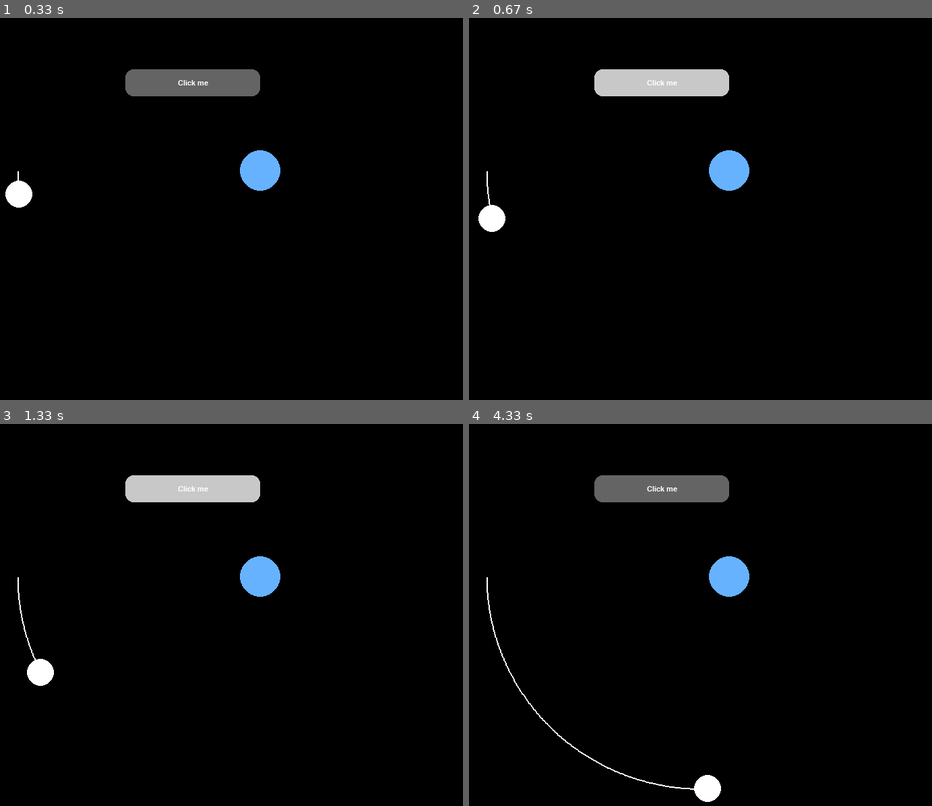
Above: before the commit, frames 1-4 (two rows, left to right).
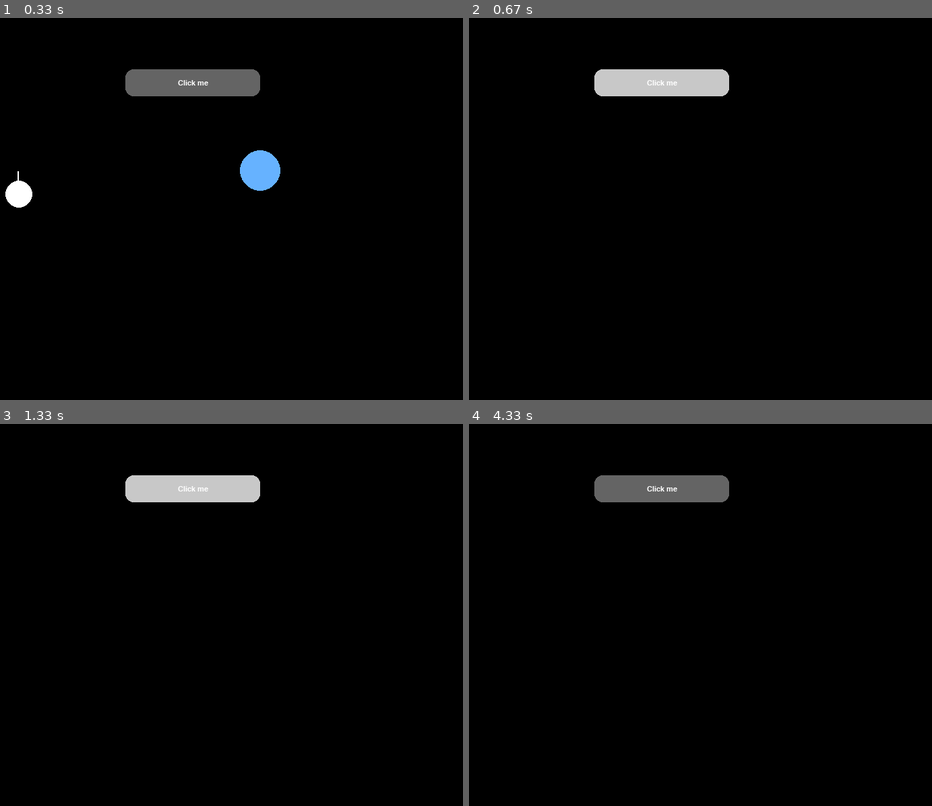
Above: after the commit, the same moments.

Repository: Poolsen/Orbits_Simulation
Game: pygame game, started from main.py
Same seed, same stepped clock (60 frames per second), same inputs: the game is played once before the commit and once after it.
Inputs (mouse positions are in pixels of both pictures, inside the frame that each line leads up to):
- Up to frame 1 (0.33 s): no input
- Up to frame 2 (0.67 s): click "Click me" at 0.38 s
- Up to frame 3 (1.33 s): press the mouse at (194, 488) at 0.7 s; move the mouse to (134, 469) at 0.8 s; release the mouse at (78, 450) at 0.93 s; press the mouse at (194, 488) at 1.03 s; move the mouse to (217, 485) at 1.13 s; release the mouse at (240, 485) at 1.27 s
- Up to frame 4 (4.33 s): press the mouse at (663, 488) at 1.37 s; move the mouse to (672, 603) at 1.47 s; release the mouse at (686, 718) at 1.6 s; click (663, 500) at 2.22 s; press the mouse at (663, 488) at 2.53 s; move the mouse to (677, 473) at 2.63 s; release the mouse at (695, 458) at 2.77 s; click "Click me" at 3.38 s; press the mouse at (663, 488) at 3.7 s; move the mouse to (742, 462) at 3.8 s; release the mouse at (820, 435) at 3.93 s

Frame 1 is identical in both runs. In frame 2, 1.1% of the frame differs, in the area x 2-61%, y 34-57%; in frame 3, 1.1%; in frame 4, 1.3%, in the area x 3-61%, y 34-99%.

Commit message:
implemented pause button logic

Diff:
--- a/Visuals/__init__.py
+++ b/Visuals/__init__.py
@@ -1,4 +1,5 @@
 print("Attempting to import visual packages")
 from .vis_Himmelskoerper import Visualisierung, init_satelliten
 from .vis_Buttons import Button, init_buttons
+from .vis_draw_right_screen import draw_current_screen
 print("Visual packages have been imported")
--- a/Visuals/vis_Buttons.py
+++ b/Visuals/vis_Buttons.py
@@ -6,7 +6,7 @@
         self.pressed = False
         self.elevation = elevation
 
-        # top rectangle
+        #rectangle
         self.rect = pygame.Rect(pos,(width,height))
         self.color = (100, 100, 100)
 
@@ -15,10 +15,9 @@
         self.text_rect = self.text_surf.get_rect(center = self.rect.center)
 
     def draw(self):
-        # elevation logic
         pygame.draw.rect(screen,self.color, self.rect,border_radius = 12)
         screen.blit(self.text_surf, self.text_rect)
-        self.check_click()
+        return self.check_click()
 
     def check_click(self):
         mouse_pos = pygame.mouse.get_pos()
@@ -26,14 +25,18 @@
             self.color = (200, 200, 200)
             if pygame.mouse.get_pressed()[0]:
                 self.pressed = True
+                return False
+            elif self.pressed is True:
+                print('click')
+                self.pressed = False
+                return True     # wurde gecklicked
             else:
-                if self.pressed is True:
-                    print('click')
-                    self.pressed = False
+                return False
         else:
             self.color = (100, 100, 100)
+            return False        # wurde nicht gecklicked
 
 def init_buttons():
-    button1 = Button('Click me',200,40,(200,250),5)
-    buttons = [button1, ]
+    button0 = Button('Click me',200,40,(200,250),5)
+    buttons = [button0, ]
     return buttons
--- /dev/null
+++ b/Visuals/vis_draw_right_screen.py
@@ -0,0 +1,45 @@
+from config import *
+
+def draw_current_screen(satelliten, buttons, clock, screen_to_show):
+    run = True #default, damit das programm anfängt zu laufen
+    screen_to_show = screen_to_show
+
+    while run:  # während run is True gilt, wird das window und pygame offen bleiben
+        clock.tick(FPS)  # der loop läuft mit max. 60 fps, da das programm nach jedem loop schaut, wie lang es gebraucht hat
+        screen.fill((0, 0, 0))  # hintergrundfarbe des windows (schwarz)
+
+        match screen_to_show:
+            case "vis_Himmelskoerper":
+
+                for event in pygame.event.get():    # alles, was in pygame und dem window passiert, mich interessiert nur, ob auf das X gedrückt wird, um zu schließen
+                    if event.type == pygame.QUIT:   # wenn auf das X gedrückt wird
+                        run = False                 # soll das Programm nicht mehr laufen, da run = false wird, wird der while loop nicht mehr ausgeführt
+
+                for (koerper, koerper_vis) in satelliten:
+                    koerper.position_berechnen(satelliten)
+
+                    koerper_vis.draw(koerper, screen)
+
+                for button in buttons:
+                    button_returns = [button.draw()]
+                    print(button_returns)
+                    if button_returns[0] is True:
+                        screen_to_show = "vis_paused_animation"
+
+            case "vis_paused_animation":
+                for event in pygame.event.get():
+                    if event.type == pygame.QUIT:
+                        run = False
+                for button in buttons:
+                    button.draw()
+
+            case "vis_start_menu":
+                pass
+            case "vis_new_animation":
+                pass
+            case "vis_saved_animation":
+                pass
+            case _:
+                print("Diese Option exisitiert nicht!")
+
+        pygame.display.update()  # updated, was angezeigt wird
--- a/Visuals/vis_paused_animation.py
+++ b/Visuals/vis_paused_animation.py
@@ -1,10 +1,7 @@
 from config import *
 
-while screen_to_show == "vis_paused_animation":
-    for event in pygame.event.get():
-        if event.type == pygame.QUIT:
-            run = False
-        for button in buttons:
-            button.draw()
-
-    pygame.display.update()
+for event in pygame.event.get():
+    if event.type == pygame.QUIT:
+        run = False
+    for button in buttons:
+        button.draw()
--- a/config.py
+++ b/config.py
@@ -8,7 +8,7 @@
 FPS = 60
 
 #screen to show
-screen_to_show = "main_menu"    #default
+#screen_to_show = "vis_Himmelskoerper"    #default
 
 #colors
 weiss = (255, 255, 255)     #eine rgb farbe
@@ -22,6 +22,7 @@
 pygame.display.set_caption("Orbits_Simulation")     # Titel des Windows
 font = pygame.font.SysFont("comicsans", 16)
 
+
 breite = 800  # breite des windows
 hoehe = 800  # hoehe des windows
 
--- a/main.py
+++ b/main.py
@@ -1,34 +1,17 @@
 from config import *
 
 # initiates both physics and visual aspects of buttons and satellites
-from Visuals import init_buttons, init_satelliten
+from Visuals import init_buttons, init_satelliten, draw_current_screen
 
 
 def main():
-    run = True  #by default soll das Programm laufen und sich nicht schließen
     clock = pygame.time.Clock()     #eine Uhr, die u.a. restricted wie weit die Zeit gehen kann und für richtige "steps" sorgt
-
     satelliten = init_satelliten()
     buttons = init_buttons()
 
 
-    while run:  #während run is True gilt, wird das window und pygame offen bleiben
-        clock.tick(FPS)      # der loop läuft mit max. 60 fps, da das programm nach jedem loop schaut, wie lang es gebraucht hat
-        screen.fill((0, 0, 0))  # hintergrundfarbe des windows (schwarz)
+    draw_current_screen(satelliten, buttons, clock, "vis_Himmelskoerper")
 
-        for event in pygame.event.get():    # alles, was in pygame und dem window passiert, mich interessiert nur, ob auf das X gedrückt wird, um zu schließen
-            if event.type == pygame.QUIT:   # wenn auf das X gedrückt wird
-                run = False                 # soll das Programm nicht mehr laufen, da run = false wird, wird der while loop nicht mehr ausgeführt
-
-        for (koerper, koerper_vis) in satelliten:
-            koerper.position_berechnen(satelliten)
-
-            koerper_vis.draw(koerper, screen)
-
-        for button in buttons:
-            button.draw()
-
-        pygame.display.update()     #updated, was angezeigt wird
 
     pygame.quit()       # nachdem wir aus dem loop raus sind, soll auch
     sys.exit()
